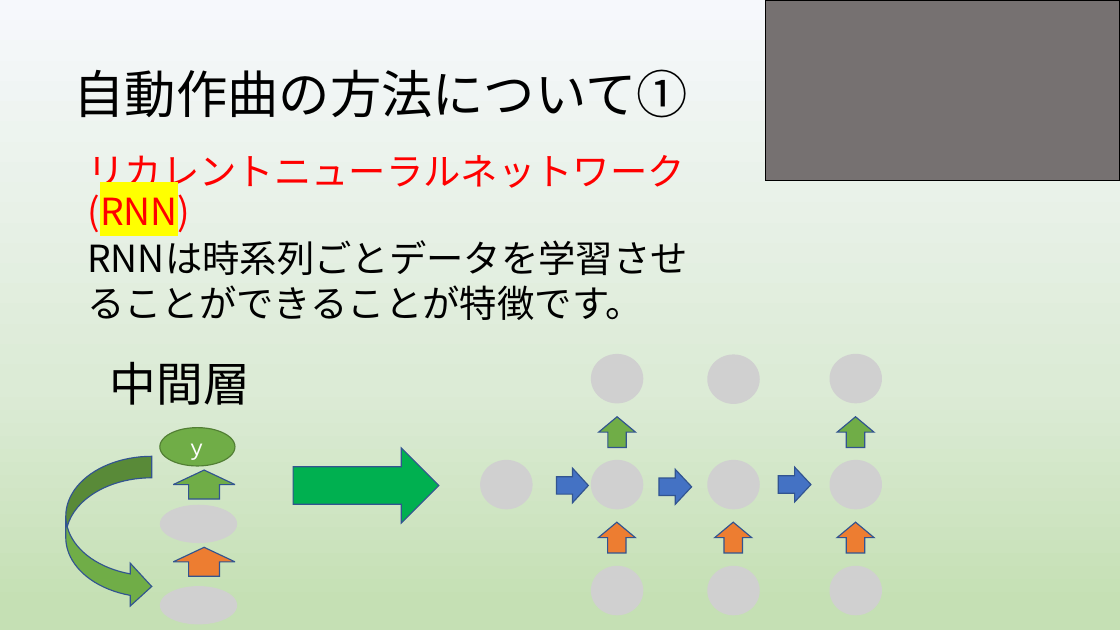
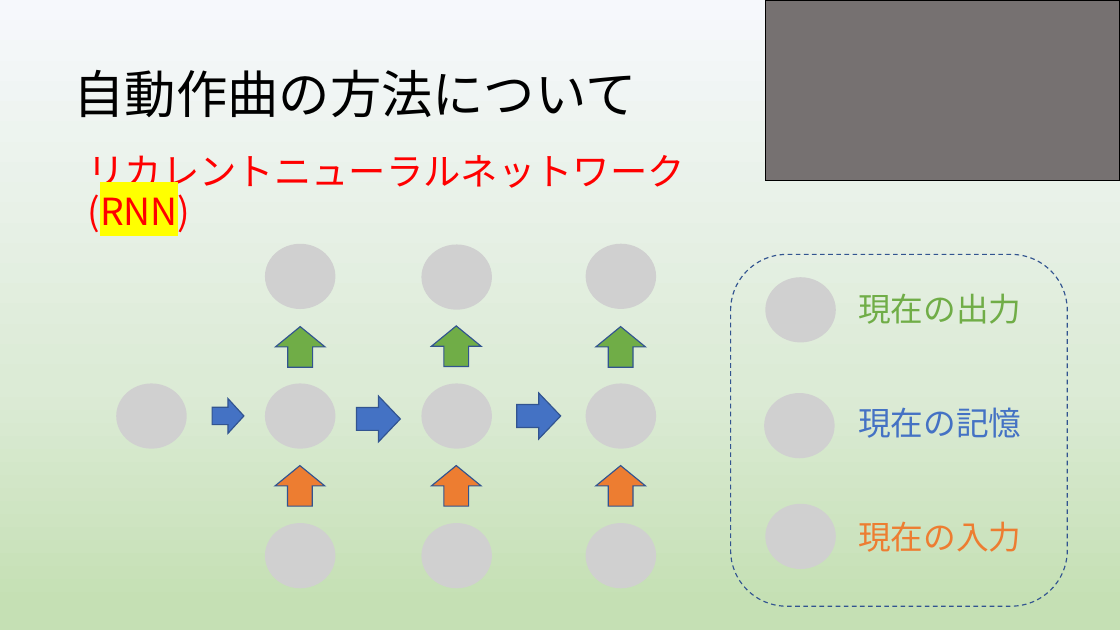
Before and after one commit to yoshitake266/bitComposer_prj, a slide deck: slide 6 of presentation/graduation/bit Composer3 .pptx. Drawn at 1120x630 pixels with LibreOffice and Linux fonts; fonts in the diff are those of the drawing; grey boxes stand for pictures. Boxes give left, top, right and bottom in pixels: in the first picture for what was removed or moved away, otherwise in the second. Text is boxed around its words. In the diff, an @@ line names an element or a change of style, - is before the commit and + after.

```diff
--- a/presentation/graduation/bit Composer3 .pptx
+++ b/presentation/graduation/bit Composer3 .pptx
@@ title at box(73, 69, 636, 117): text changed @@
-自動作曲の方法について①
+自動作曲の方法について
@@ picture: place and size @@
-picture at box(591, 354, 643, 403)
+picture at box(265, 244, 335, 309)
@@ picture: place and size @@
-picture at box(707, 355, 760, 404)
+picture at box(422, 245, 492, 310)
@@ picture: place and size @@
-picture at box(830, 354, 882, 403)
+picture at box(586, 244, 656, 309)
@@ rounded rectangle added at box(731, 255, 1068, 607), outline #325491 1 pt dashed @@
@@ text removed at box(87, 285, 643, 320) @@
-RNNは時系列ごとデータを学習させることができることが特徴です。
@@ picture added at box(765, 277, 836, 343) @@
@@ text added at box(858, 293, 1021, 324), 28 pt, text #70AD47 @@
+現在の出力
@@ right arrow: place and size @@
-right arrow at box(599, 416, 636, 447)
+right arrow at box(275, 326, 325, 367)
@@ right arrow added at box(431, 326, 481, 367), fill #70AD47, outline #325491 1 pt @@
@@ right arrow: place and size @@
-right arrow at box(837, 416, 874, 447)
+right arrow at box(596, 326, 646, 367)
@@ group removed at box(66, 361, 250, 625): 2 pictures, 2 right arrows, 1 ellipse, 1 curved right arrow, 1 text @@
-ｙ
-中間層
@@ picture: place and size @@
-picture at box(481, 460, 533, 509)
+picture at box(116, 383, 187, 449)
@@ picture: place and size @@
-picture at box(591, 460, 643, 509)
+picture at box(265, 383, 335, 449)
@@ picture: place and size @@
-picture at box(707, 460, 760, 509)
+picture at box(422, 383, 492, 449)
@@ picture: place and size @@
-picture at box(830, 460, 882, 509)
+picture at box(586, 383, 656, 449)
@@ right arrow: place and size @@
-right arrow at box(557, 468, 589, 502)
+right arrow at box(213, 399, 245, 434)
@@ right arrow: place and size @@
-right arrow at box(660, 470, 692, 504)
+right arrow at box(356, 396, 400, 442)
@@ right arrow: place and size @@
-right arrow at box(779, 467, 812, 502)
+right arrow at box(517, 393, 560, 439)
@@ picture added at box(765, 393, 835, 459) @@
@@ text added at box(858, 407, 1021, 438), 28 pt, text #4472C4 @@
+現在の記憶
@@ right arrow removed at box(293, 448, 439, 523) @@
@@ right arrow: place and size @@
-right arrow at box(599, 522, 636, 553)
+right arrow at box(275, 466, 325, 506)
@@ right arrow: place and size @@
-right arrow at box(715, 522, 752, 553)
+right arrow at box(431, 466, 481, 506)
@@ right arrow: place and size @@
-right arrow at box(837, 522, 874, 553)
+right arrow at box(596, 466, 646, 506)
@@ picture added at box(765, 504, 836, 570) @@
@@ picture added at box(265, 523, 335, 589) @@
@@ picture: place and size @@
-picture at box(707, 566, 760, 616)
+picture at box(422, 523, 492, 589)
@@ picture: place and size @@
-picture at box(830, 566, 882, 616)
+picture at box(586, 523, 656, 589)
@@ text added at box(858, 521, 1021, 552), 28 pt, text #ED7D31 @@
+現在の入力
@@ picture removed at box(591, 566, 643, 616) @@
```
Also in this commit, not shown: 1 other slide changed.
